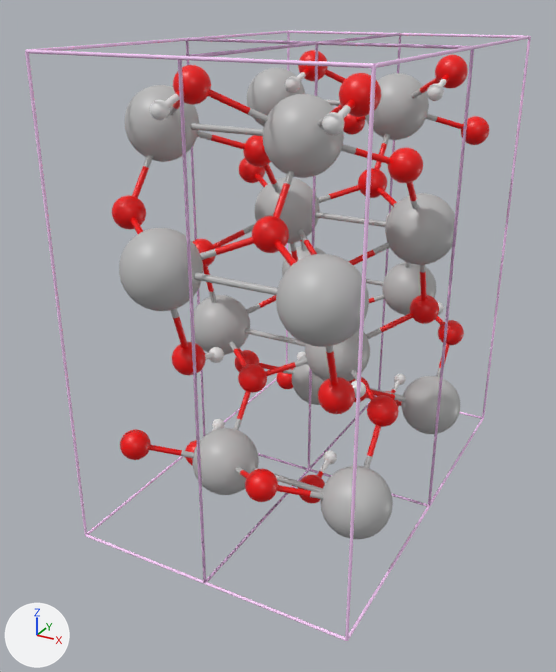
One commit to the glTF model output/VHO2_3_cart.glb: the scene before it, then after it.
One viewpoint serves both versions: a 50 mm lens placed at (10.18, -9.9, 10.66), pointed at (2.65, 3.8, 3.81). The lights are fixed; the arrows at lower left show +X, +Y and +Z. The first picture is the older version. Where no turn or scale is listed for an object, it has been applied to the vertices.

Names of what the first picture shows: '1-5.001', 'V01', 'V01.001', 'V01.002', 'V01.003', 'V02', 'V02.001', 'V02.003', 'V03', 'V04', 'V04.001', 'V04.003' and 129 more.
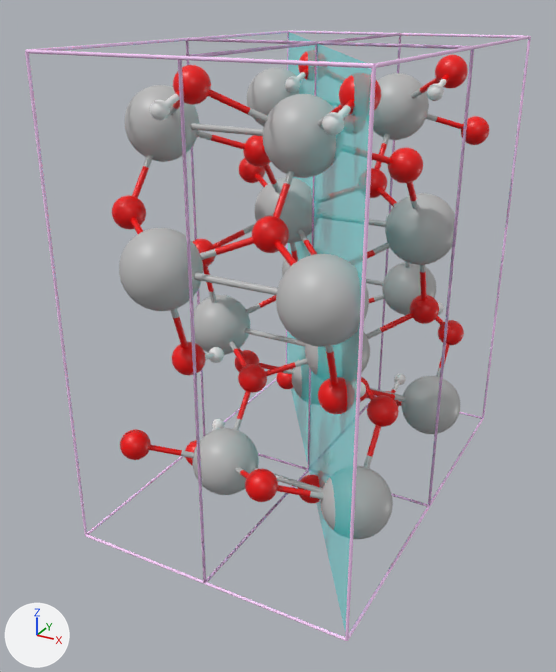
Location of each change, (x1, y1, x2, y2) in pixels of the pictures (556 x 672 px):
'MillerPlane_110', added: after (287, 32, 372, 632)

Patch to the scene script:
```diff
--- a/output/VHO2_3_cart.glb.py
+++ b/output/VHO2_3_cart.glb.py
@@ mat_yy @@
+mat_yy = principled_material('Yy')
+mat_yy.base_color = (0.0, 1.0, 1.0)  # cyan #00ffff
+mat_yy.alpha = 0.5
@@ me_millerplane_110 @@
+me_millerplane_110.from_pydata([(6.16, 0.0, 9.84), (6.16, 0.0, 0.0), (0.0, 9.18, 0.0), (0.0, 9.18, 9.84)], [], [(0, 1, 2), (0, 2, 3)])
+me_millerplane_110.materials.append(mat_yy)  # cyan #00ffff
@@ ob_millerplane_110 @@
+ob_millerplane_110 = bpy.data.objects.new('MillerPlane_110', me_millerplane_110)
+ob_millerplane_110.location = (0.0, 0.0, 0.0)
```
